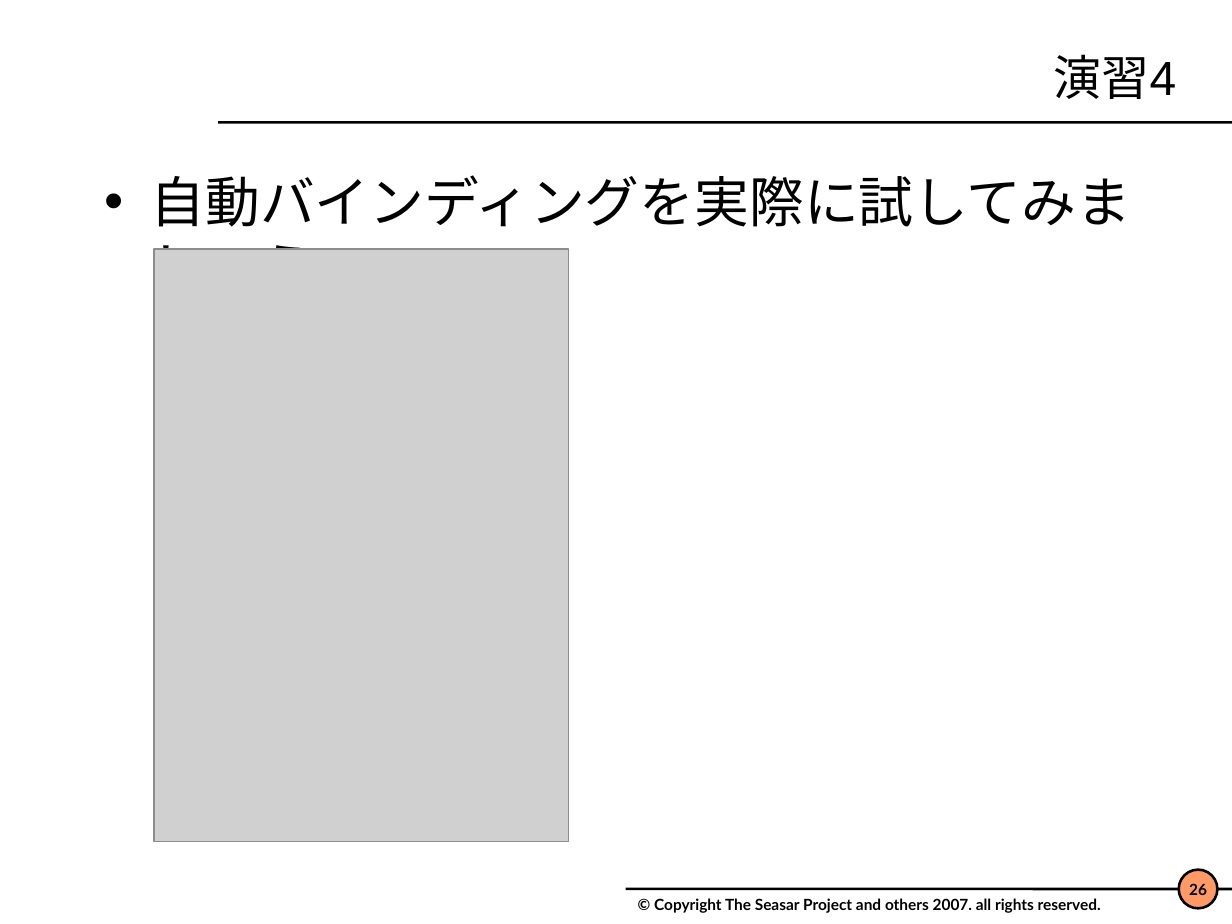
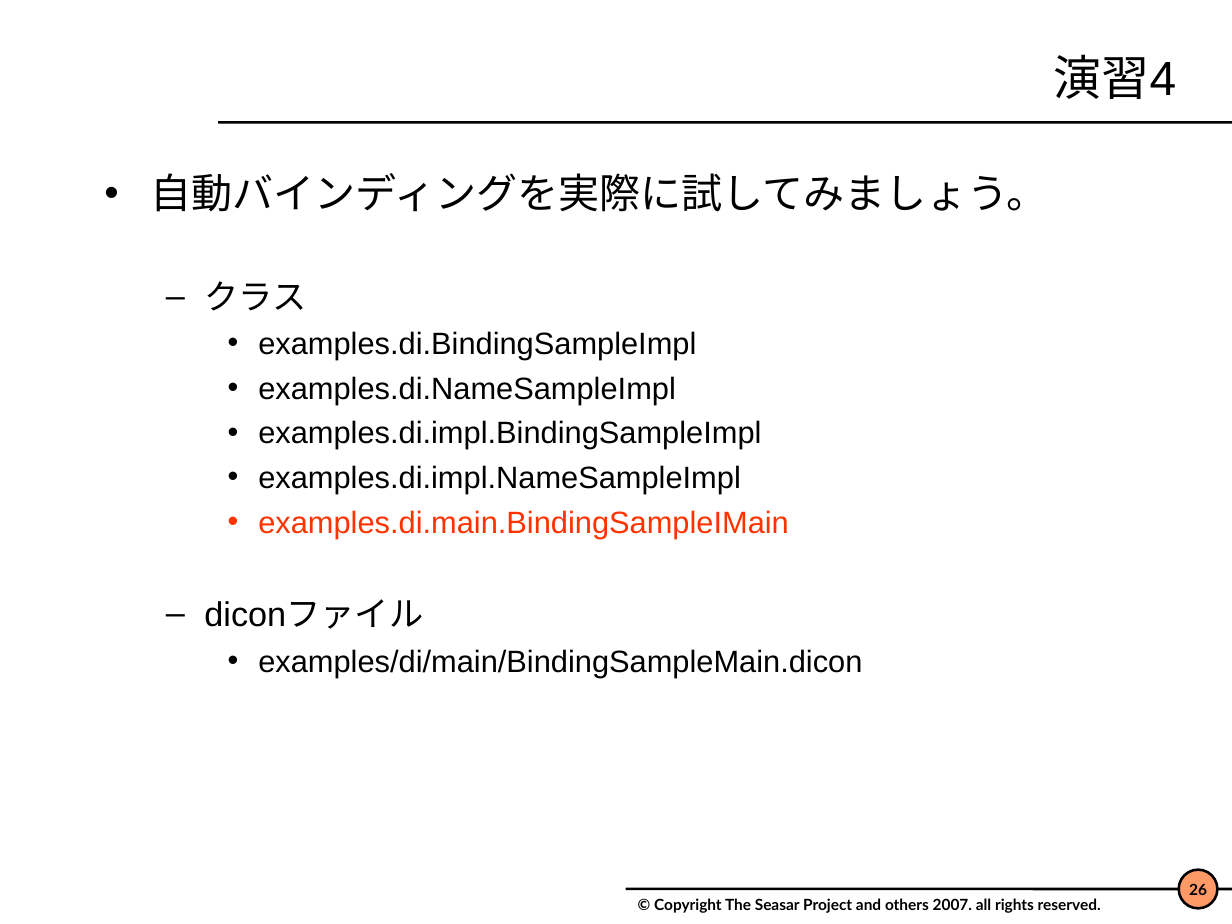
Before and after one commit to svn2github/s2container, a slide deck: slide 26 of trunk/seasar2-tutorial/doc/Seasar2.4.ppt. Drawn at 1232x924 pixels with LibreOffice and Linux fonts; fonts in the diff are those of the drawing; grey boxes stand for pictures; background and template pictures are left out. Boxes give left, top, right and bottom in pixels: in the first picture for what was removed or moved away, otherwise in the second. Text is boxed around its words. In the diff, an @@ line names an element or a change of style, - is before the commit and + after.

```diff
--- a/trunk/seasar2-tutorial/doc/Seasar2.4.ppt
+++ b/trunk/seasar2-tutorial/doc/Seasar2.4.ppt
@@ text at box(151, 173, 1048, 677): text changed; size 32 to 18 pt @@
-• 自動バインディングを実際に試してみましょう
+• 自動バインディングを実際に試してみましょう。
+  – クラス
+    • examples.di.BindingSampleImpl
+    • examples.di.NameSampleImpl
+    • examples.di.impl.BindingSampleImpl
+    • examples.di.impl.NameSampleImpl
+    • examples.di.main.BindingSampleIMain
+  – diconファイル
+    • examples/di/main/BindingSampleMain.dicon
@@ picture removed at box(154, 249, 568, 841) @@
```
Also in this commit, not shown: 18 other slides changed, 1 slide added, 2 slides removed.
